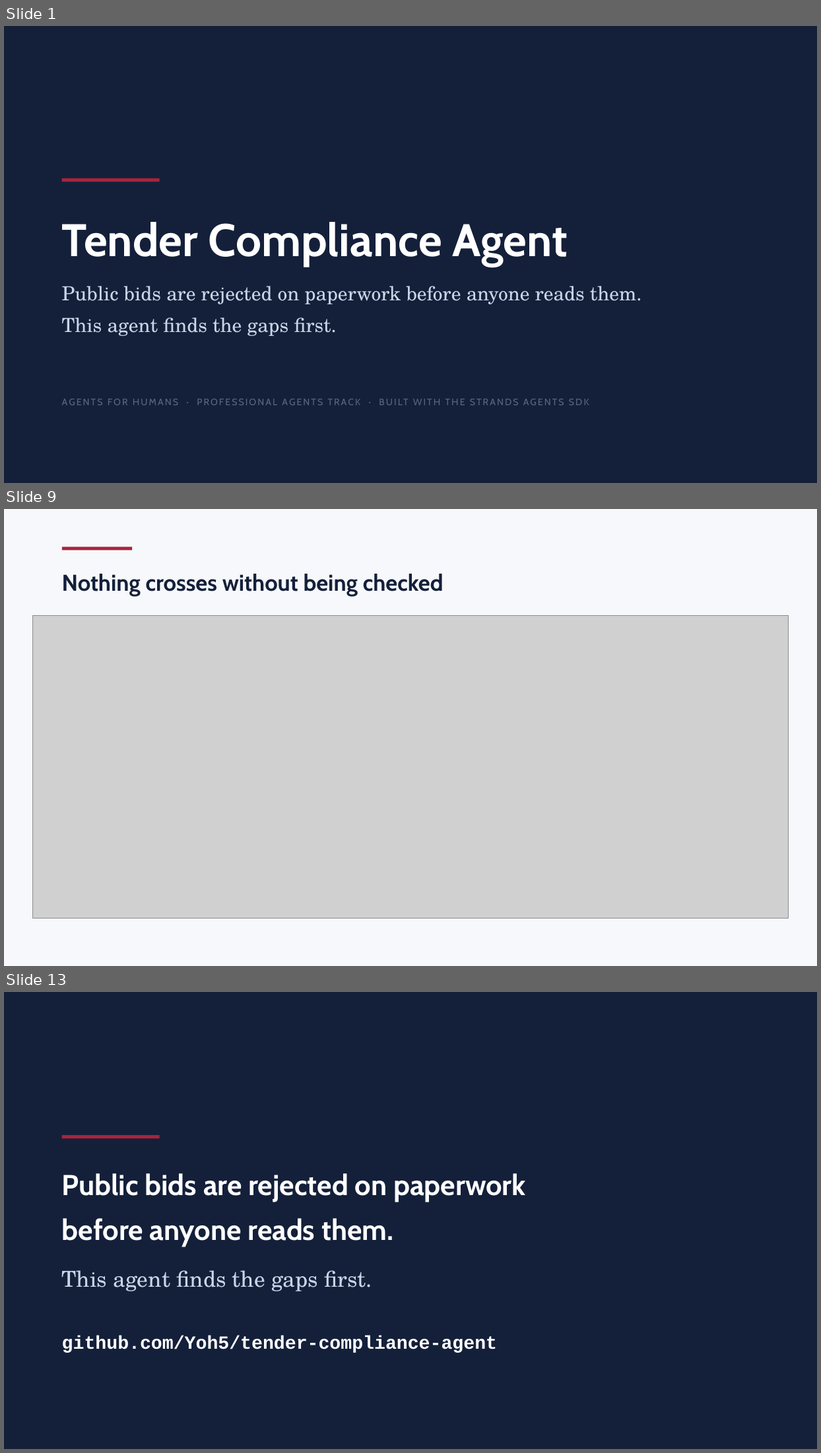
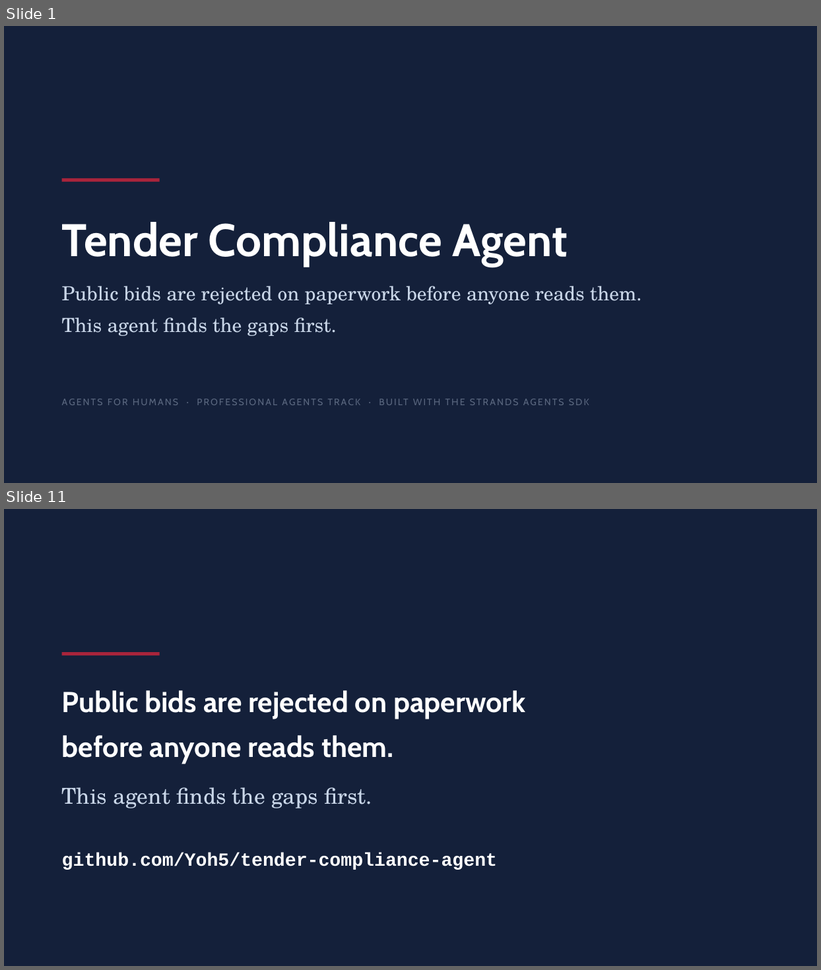
Before and after one commit to Yoh5/tender-compliance-agent, a slide deck: docs/deck.pptx. Shown one above the other, each under a label of ours: slides 1, 9 and 13 before the commit, slides 1 and 11 after it; the slides between them are not shown. The pictures are 821x1453 and 821x970 pixels, drawn with LibreOffice and Linux fonts; fonts in the diff are those of the drawing; grey boxes stand for pictures. Boxes give left, top, right and bottom in pixels: in the first picture for what was removed or moved away, otherwise in the second. Text is boxed around its words. In the diff, an @@ line names an element or a change of style, - is before the commit and + after.

```diff
--- a/docs/deck.pptx
+++ b/docs/deck.pptx
@@ slide 9 removed at (4,509,817,966), background #F6F8FB @@
@@ rectangle removed at (62,547,132,551) @@
@@ text removed at (62,574,444,596) @@
-Nothing crosses without being checked
@@ picture removed at (32,616,789,918) @@
@@ what was slide 13 is now slide 11 @@
```
Also in this commit, not shown: 9 slides changed, 1 other slide removed, 2 other files.
